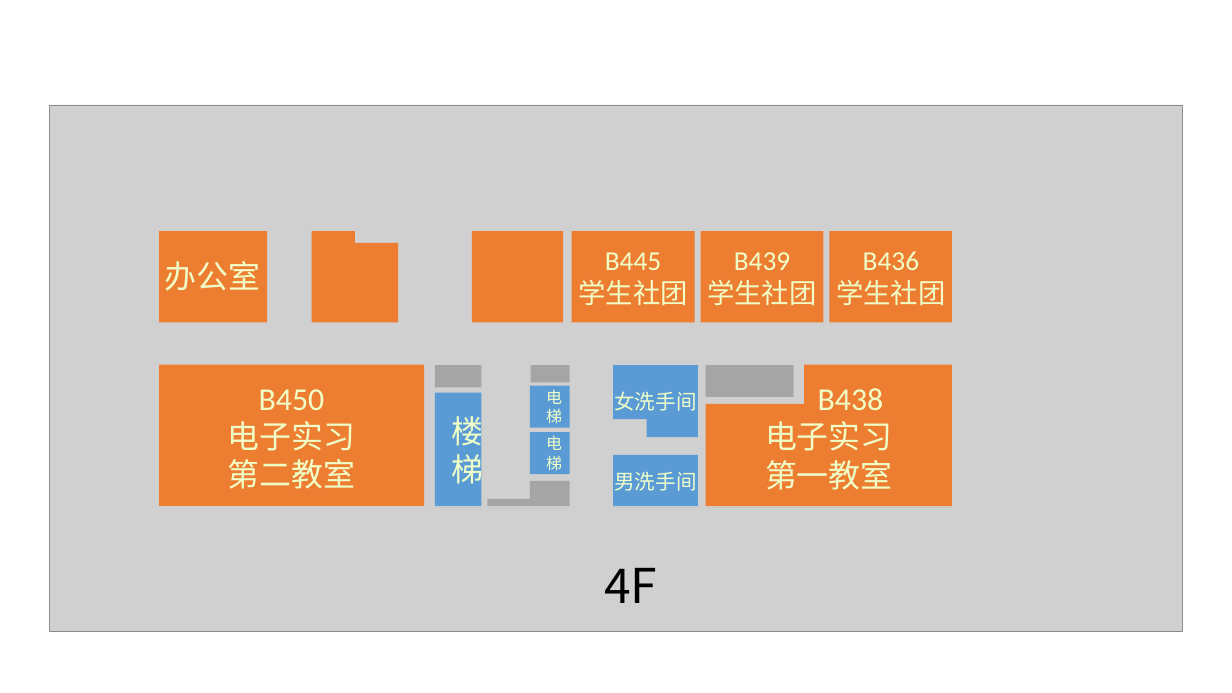
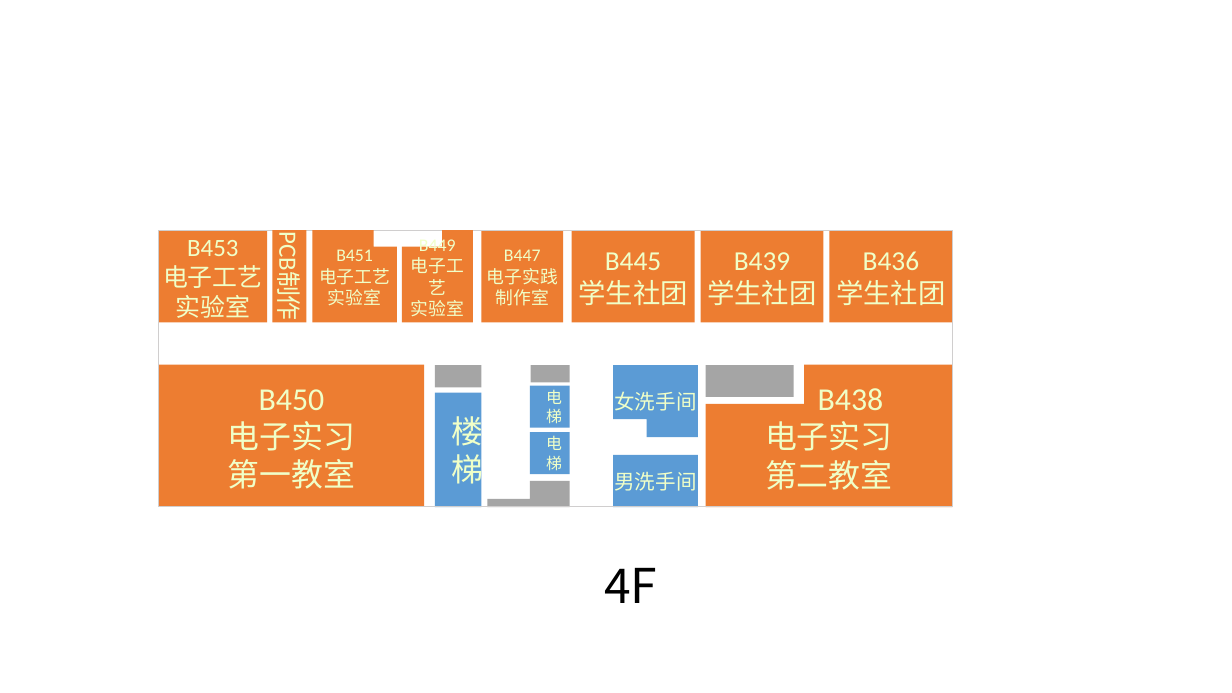
Before and after one commit to woodyme/i.center_my_workzone, a slide deck: slide 3 of 训练中心创客交叉融合空间建设/admin/新大楼规划建设/大楼平面导视图.pptx. Drawn at 1232x693 pixels with LibreOffice and Linux fonts; fonts in the diff are those of the drawing; grey boxes stand for pictures. Boxes give left, top, right and bottom in pixels: in the first picture for what was removed or moved away, otherwise in the second. Text is boxed around its words. In the diff, an @@ line names an element or a change of style, - is before the commit and + after.

Commit message:
新大楼各层导视图

```diff
--- a/训练中心创客交叉融合空间建设/admin/新大楼规划建设/大楼平面导视图.pptx
+++ b/训练中心创客交叉融合空间建设/admin/新大楼规划建设/大楼平面导视图.pptx
@@ picture removed at [50,105,1183,632] @@
@@ rectangle added at [272,230,306,322], fill #ED7D31, 28 pt, text #F0FFC8 @@
+PCB制作
@@ freeform shape removed at [312,230,398,322] @@
@@ freeform shape added at [312,230,397,322], fill #ED7D31, 20 pt, text #F0FFC8 @@
+B451
+电子工艺
+实验室
@@ freeform shape added at [402,230,473,322], fill #ED7D31, 20 pt, text #F0FFC8 @@
+B449
+电子工艺
+实验室
@@ rectangle "B447": place and size @@
-rectangle "B447" at [472,230,564,322]
+rectangle "B447" at [482,230,564,322]
@@ text in rectangle at [163,240,262,318]: text changed; size 36 to 28 pt @@
-办公室
+B453
+电子工艺
+实验室
@@ text in rectangle at [487,249,558,306]: text added @@
+B447
+电子实践制作室
@@ text in rectangle at [228,459,356,489]: text changed @@
-第二教室
+第一教室
@@ text in freeform shape at [765,460,893,490]: text changed @@
-第一教室
+第二教室
```
